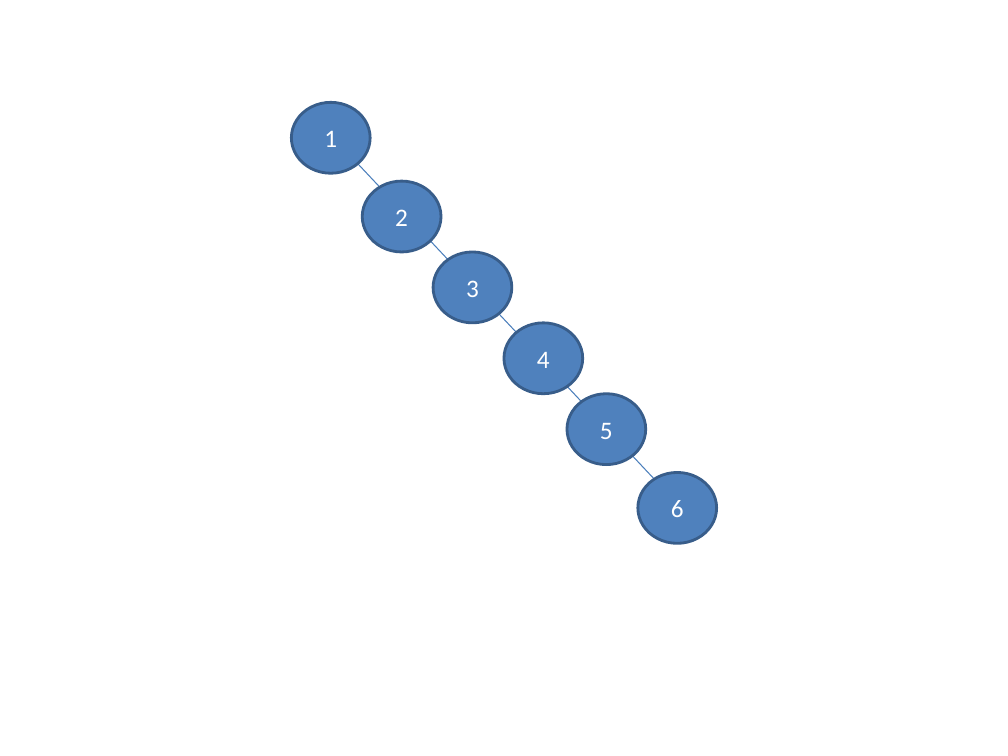
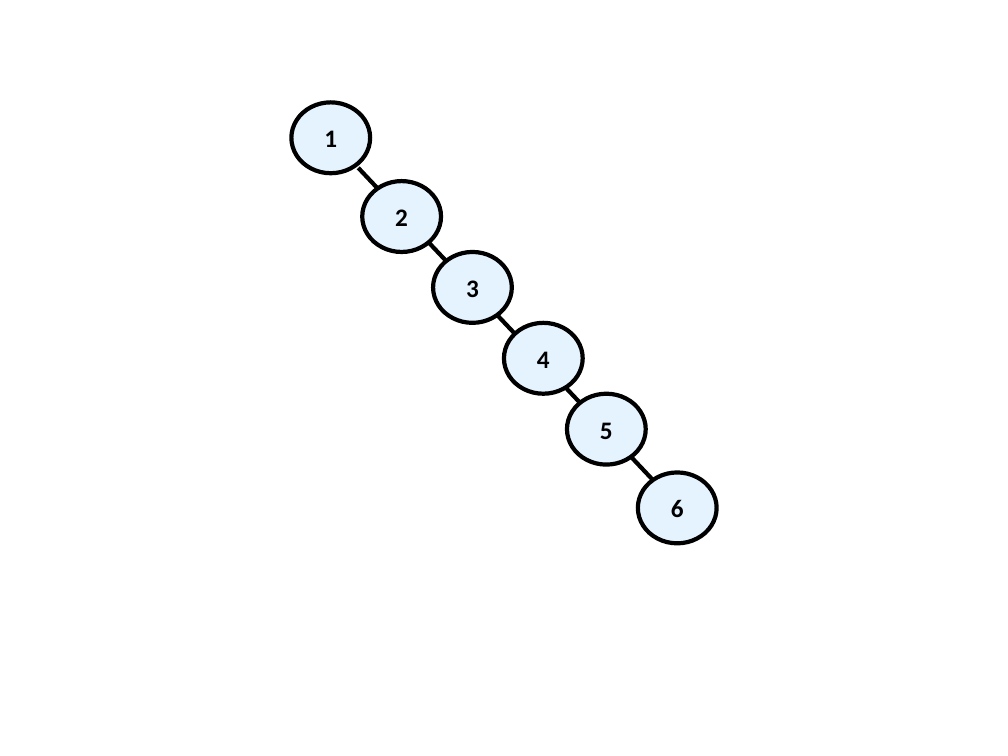
Before and after one commit to nakov/introjavabook, a slide deck: slide 9 of resources/images/Chapter-14.2-Data-Structures-Trees-Hashes/Graphs and Threes.ppt. Drawn at 1008x756 pixels with LibreOffice and Linux fonts; fonts in the diff are those of the drawing. Boxes give left, top, right and bottom in pixels: in the first picture for what was removed or moved away, otherwise in the second. Text is boxed around its words. In the diff, an @@ line names an element or a change of style, - is before the commit and + after.

```diff
--- a/resources/images/Chapter-14.2-Data-Structures-Trees-Hashes/Graphs and Threes.ppt
+++ b/resources/images/Chapter-14.2-Data-Structures-Trees-Hashes/Graphs and Threes.ppt
@@ line moved from (314, 118) - (705, 533) to (358, 167) - (653, 480) @@
@@ line (358, 167) - (653, 480): stroke #4A7EBB 0.74 pt to #000000 3 pt @@
@@ text colour #FFFFFF to #000000, bold on; fill #4F81BD to #E5F3FF; outline #385D8A 2.01 pt to #000000 3 pt in 6 elements at (291,103,370,173), (362,181,440,252), (433,252,512,323), (504,323,583,393), (568,394,646,465), (638,473,717,543) @@
```
Also in this commit, not shown: 11 other slides changed, 1 slide added, 16 other files.
